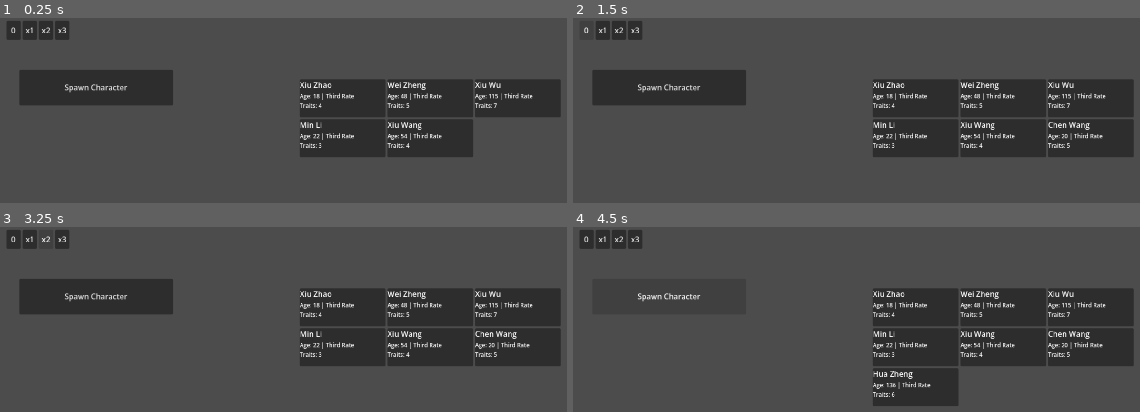
Above: before the commit, frames 1-4 (two rows, left to right).
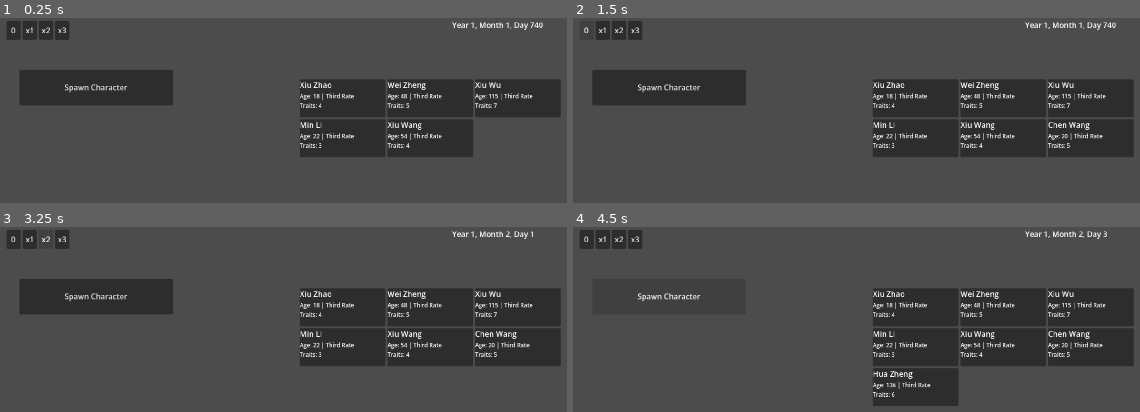
Above: after the commit, the same moments.

Repository: Chthonic-Studio/the_sect_master
Game: Godot game, scene res://Scenes/testing_grounds.tscn
Two runs of this game, one before a commit and one after it. Both use one fixed random seed, a clock stepped at 60 frames per second and the inputs below.
Inputs:
- Up to frame 1 (0.25 s): no input
- Up to frame 2 (1.5 s): click "Spawn Character" at 0.5 s; click "0" at 1.25 s
- Up to frame 3 (3.25 s): click "x1" at 2 s; click "x2" at 2.75 s
- Up to frame 4 (4.5 s): click "x3" at 3.5 s; click "Spawn Character" at 4.25 s

The runs differ from the first frame. In frame 1, 0.3% of the frame differs, in the area x 79-96%, y 2-7%; in frame 2, 0.3%; in frame 3, 0.2%; in frame 4, 0.2%.

Commit message:
Add time controls UI to Testing Grounds and tweak speed multipliers
Connect time controls and display in testing_grounds.gd: add references for time label and control buttons, wire up pause/x1/x2/x3 buttons (using lambdas) to TimeManager.set_time_speed, subscribe to day/month/year signals to refresh the UI, initialize the display and start the clock, and keep initial character spawning. Adjust time multipliers in time_manager.gd: reduce FAST from 5.0->3.0 and SUPER_FAST from 15.0->7.0 to slow overall accelerated time pacing.

Diff:
--- a/Scripts/Debug/testing_grounds.gd
+++ b/Scripts/Debug/testing_grounds.gd
@@ -5,13 +5,45 @@
 @onready var spawn_button: Button = $DEBUG_SpawnRandomChar
 @onready var character_list: GridContainer = $DEBUG_CharacterList
 
+@onready var time_label: Label = $DEBUG_WorldTime
+@onready var btn_pause: Button = $"DEBUG_TimePanel/0"
+@onready var btn_x1: Button = $DEBUG_TimePanel/x1
+@onready var btn_x2: Button = $DEBUG_TimePanel/x2
+@onready var btn_x3: Button = $DEBUG_TimePanel/x3
+
 func _ready() -> void:
-	# 1. Connect signals decoupled from the editor UI
+	# 1. Connect Character Spawning
 	spawn_button.pressed.connect(_on_spawn_button_pressed)
 
-	# 2. Spawn the initial batch to populate the grid
+	# 2. Connect Time Controls (Using lambdas for clean, one-line signal connections)
+	btn_pause.pressed.connect(func(): TimeManager.set_time_speed(TimeManager.Speed.PAUSED))
+	btn_x1.pressed.connect(func(): TimeManager.set_time_speed(TimeManager.Speed.NORMAL))
+	btn_x2.pressed.connect(func(): TimeManager.set_time_speed(TimeManager.Speed.FAST))
+	btn_x3.pressed.connect(func(): TimeManager.set_time_speed(TimeManager.Speed.SUPER_FAST))
+
+	# 3. Connect Time Manager Signals to UI Updates
+	TimeManager.day_passed.connect(_update_time_display)
+	TimeManager.month_passed.connect(_update_time_display)
+	TimeManager.year_passed.connect(_update_time_display)
+
+	# Initialize Display
+	_update_time_display(0) # Passing a dummy 0 just to initialize the text
+	TimeManager.set_time_speed(TimeManager.Speed.NORMAL) # Start the clock!
+
+	# Spawn initial batch
 	for i in range(STARTING_SPAWN_COUNT):
 		_generate_and_display_character()
+
+# --- TIME LOGIC ---
+
+## Triggered by TimeManager signals.
+## The underscore parameter ignores the specific int (day/month/year) passed by the signal,
+## as we just grab the fully formatted string from the TimeManager directly.
+func _update_time_display(_value_passed: int) -> void:
+	time_label.text = TimeManager.get_date_string()
+
+
+# --- CHARACTER LOGIC ---
 
 func _on_spawn_button_pressed() -> void:
 	_generate_and_display_character()
--- a/Scripts/Globals/Managers/time_manager.gd
+++ b/Scripts/Globals/Managers/time_manager.gd
@@ -96,8 +96,8 @@
 func _get_speed_multiplier() -> float:
 	match current_speed:
 		Speed.NORMAL: return 1.0
-		Speed.FAST: return 5.0     # 5x faster
-		Speed.SUPER_FAST: return 15.0 # 15x faster (for skipping long cultivation sessions)
+		Speed.FAST: return 3.0
+		Speed.SUPER_FAST: return 7.0
 		_: return 0.0
 
 # --- UTILITY ---
